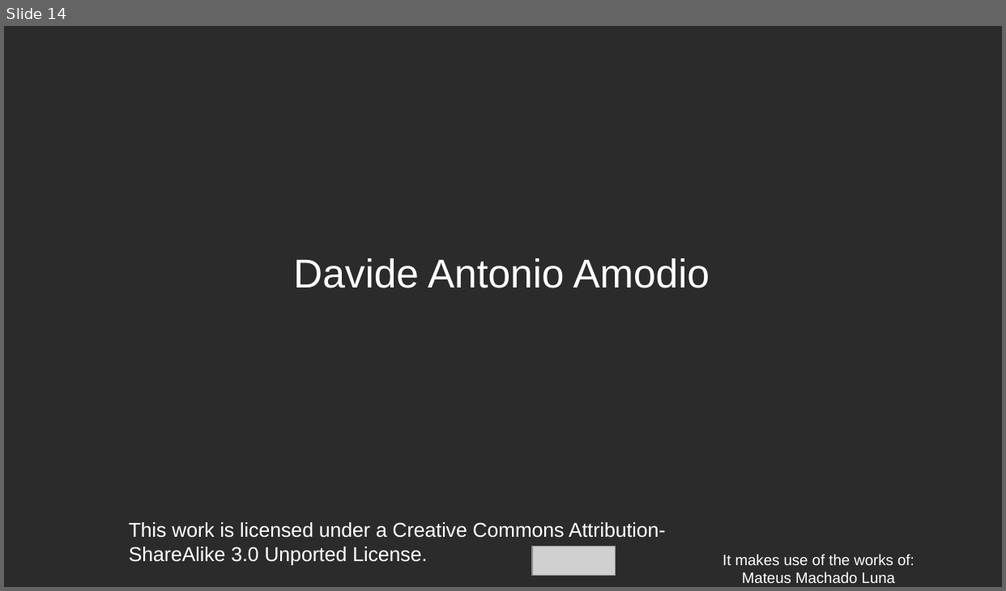
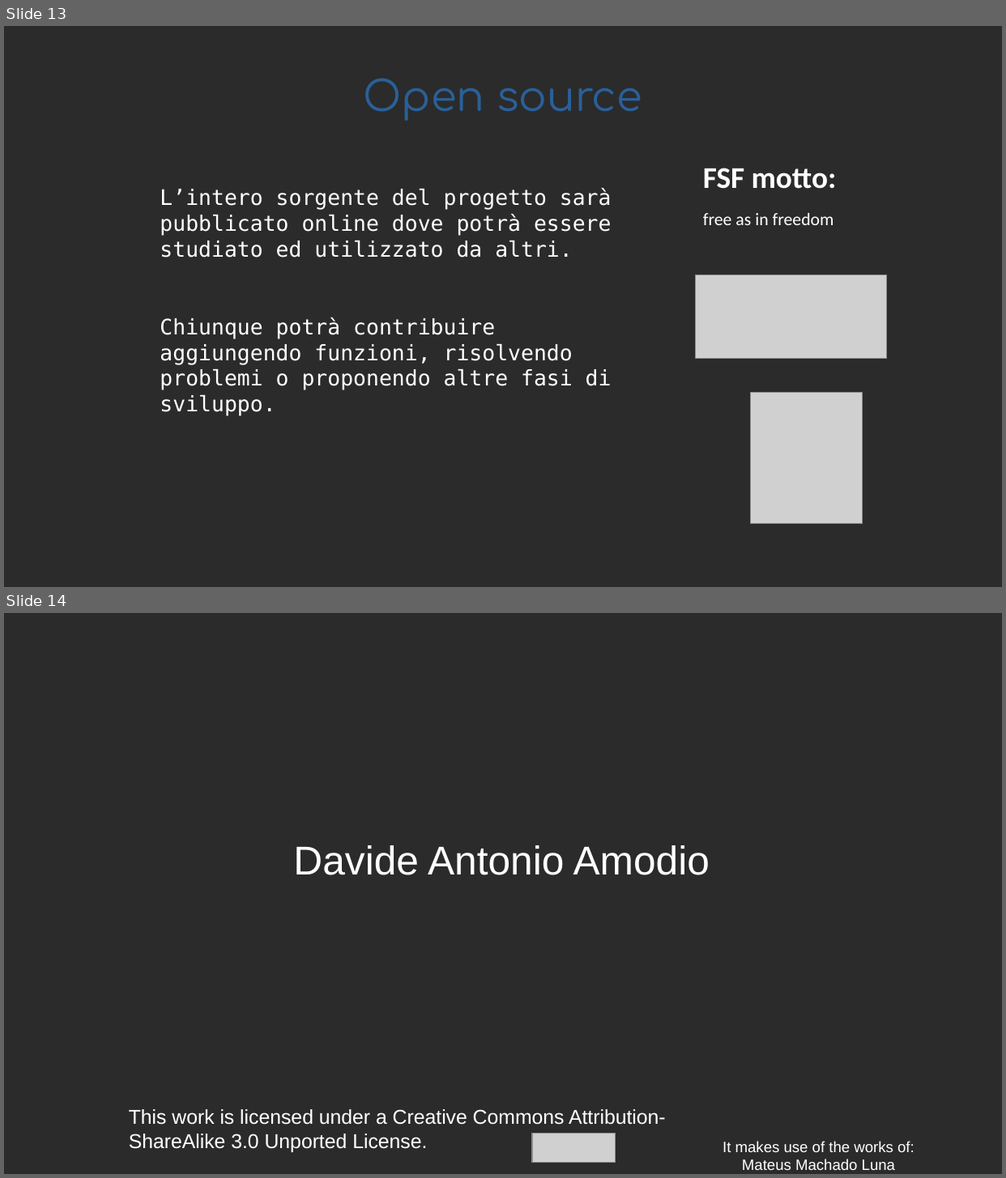
Before and after one commit to WAPEETY/media-way, a slide deck: proof_of_concept/esame_di_stato.odp. Shown one above the other, each under a label of ours: slide 14 before the commit, slides 13 and 14 after it. The pictures are 1006x591 and 1006x1178 pixels, drawn with LibreOffice and Linux fonts; fonts in the diff are those of the drawing; grey boxes stand for pictures; background and template pictures are left out; a plain dark background stands for a picture behind light text. Boxes give left, top, right and bottom in pixels: in the first picture for what was removed or moved away, otherwise in the second. Text is boxed around its words. In the diff, an @@ line names an element or a change of style, - is before the commit and + after.

```diff
--- a/proof_of_concept/esame_di_stato.odp
+++ b/proof_of_concept/esame_di_stato.odp
@@ slide 13 added at [4,26,1002,587], background picture (left out) @@
@@ title added at [364,78,642,121], 33 pt, text #2A6099 @@
+Open source
@@ text added at [703,168,837,225], 14 pt, text #FFFFFF @@
+FSF motto:
+free as in freedom
@@ text added at [160,188,612,416], 17 pt, text #FFFFFF @@
+L’intero sorgente del progetto sarà pubblicato online dove potrà essere studiato ed utilizzato da altri.
+Chiunque potrà contribuire aggiungendo funzioni, risolvendo problemi o proponendo altre fasi di sviluppo.
@@ picture added at [696,275,887,359] @@
@@ picture added at [751,393,863,524] @@
```
Also in this commit, not shown: 12 slides changed, 1 slide removed, 12 other files.
